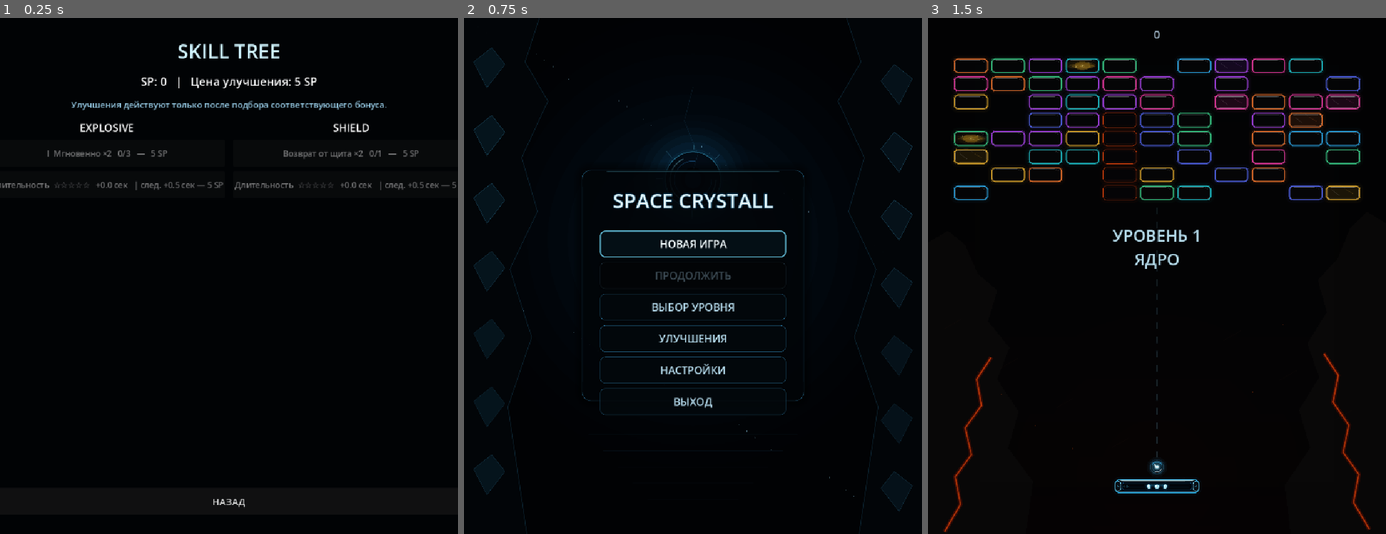
Above: before the commit, frames 1-3 (left to right).
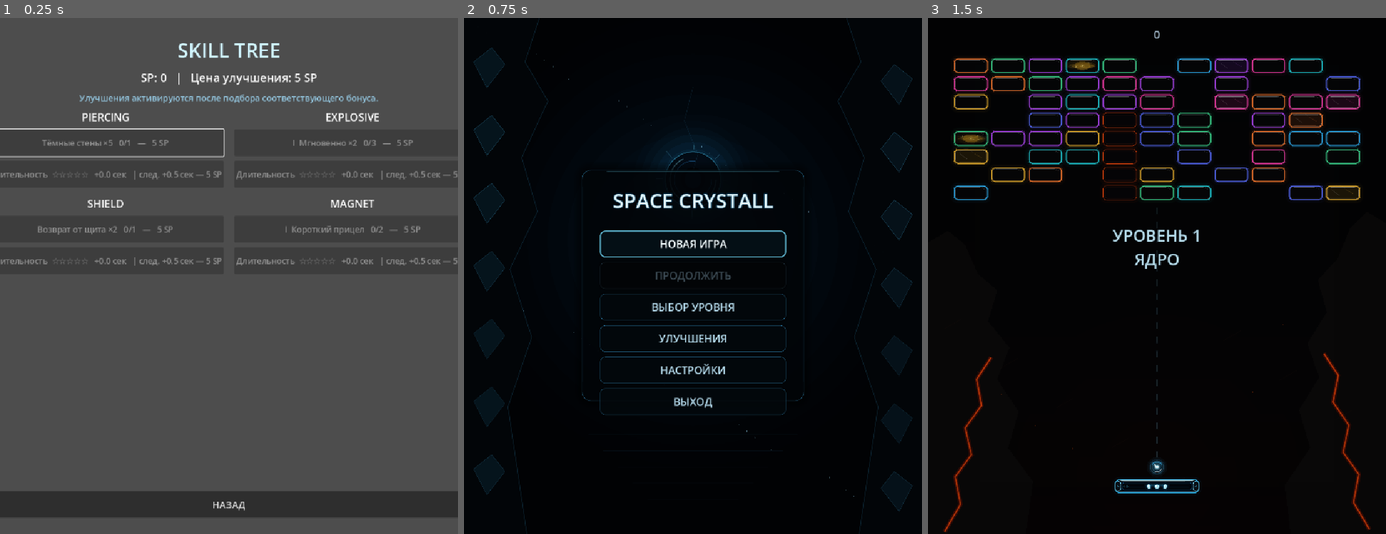
Above: after the commit, the same moments.

Repository: Ardarik421/arkanoid
Game: Godot game, scene res://scenes/skill_tree.tscn
The game is run twice, just before and just after one commit, with the same random seed, the same clock (stepped at 60 frames per second) and the same inputs. This scene is started directly instead of the project's main scene. Sound files missing from this copy of the repository are replaced by a short silence.
Inputs:
- Up to frame 1 (0.25 s): no input
- Up to frame 2 (0.75 s): click "НАЗАД" at 0.5 s
- Up to frame 3 (1.5 s): click "НОВАЯ ИГРА" at 1.25 s

The runs differ from the first frame. In frame 1, 99% of the frame differs, in the area x 0-100%, y 0-100%; in frame 2, nothing differs; in frame 3, nothing differs.

Commit message:
Redesign skill tree as two by two grid

Diff:
--- a/scenes/skill_tree.tscn
+++ b/scenes/skill_tree.tscn
@@ -11,31 +11,21 @@
 grow_vertical = 2
 script = ExtResource("1")
 
-[node name="Background" type="ColorRect" parent="."]
-layout_mode = 1
-anchors_preset = 15
-anchor_right = 1.0
-anchor_bottom = 1.0
-grow_horizontal = 2
-grow_vertical = 2
-color = Color(0.004, 0.012, 0.022, 1)
-mouse_filter = 2
-
 [node name="Margin" type="MarginContainer" parent="."]
 layout_mode = 1
 anchors_preset = 15
 anchor_right = 1.0
 anchor_bottom = 1.0
-offset_left = 64.0
-offset_top = 40.0
-offset_right = -64.0
-offset_bottom = -40.0
+offset_left = 72.0
+offset_top = 38.0
+offset_right = -72.0
+offset_bottom = -34.0
 grow_horizontal = 2
 grow_vertical = 2
 
 [node name="VBox" type="VBoxContainer" parent="Margin"]
 layout_mode = 2
-theme_override_constants/separation = 18
+theme_override_constants/separation = 12
 
 [node name="Title" type="Label" parent="Margin/VBox"]
 layout_mode = 2
@@ -45,25 +35,25 @@
 [node name="Header" type="HBoxContainer" parent="Margin/VBox"]
 layout_mode = 2
 alignment = 1
-
 [node name="SPLabel" type="Label" parent="Margin/VBox/Header"]
 layout_mode = 2
 text = "SP: 0"
 
 [node name="StatusLabel" type="Label" parent="Margin/VBox"]
 layout_mode = 2
-custom_minimum_size = Vector2(0, 28)
-text = "Улучшения действуют только после подбора соответствующего бонуса."
+custom_minimum_size = Vector2(0, 26)
+text = "Улучшения активируются после подбора соответствующего бонуса."
 horizontal_alignment = 1
 
-[node name="Branches" type="HBoxContainer" parent="Margin/VBox"]
+[node name="Branches" type="GridContainer" parent="Margin/VBox"]
 layout_mode = 2
 size_flags_vertical = 3
-theme_override_constants/separation = 16
-alignment = 1
+theme_override_constants/h_separation = 22
+theme_override_constants/v_separation = 18
+columns = 2
 
 [node name="Piercing" type="VBoxContainer" parent="Margin/VBox/Branches"]
-custom_minimum_size = Vector2(195, 0)
+custom_minimum_size = Vector2(390, 0)
 layout_mode = 2
 size_flags_horizontal = 3
 [node name="Title" type="Label" parent="Margin/VBox/Branches/Piercing"]
@@ -72,13 +62,13 @@
 horizontal_alignment = 1
 [node name="Gameplay" type="Button" parent="Margin/VBox/Branches/Piercing"]
 layout_mode = 2
-text = "Тёмные стены ×5"
+text = "ТЁМНЫЕ СТЕНЫ ×5"
 [node name="Duration" type="Button" parent="Margin/VBox/Branches/Piercing"]
 layout_mode = 2
-text = "Длительность"
+text = "DURATION ☆☆☆☆☆"
 
 [node name="Explosive" type="VBoxContainer" parent="Margin/VBox/Branches"]
-custom_minimum_size = Vector2(195, 0)
+custom_minimum_size = Vector2(390, 0)
 layout_mode = 2
 size_flags_horizontal = 3
 [node name="Title" type="Label" parent="Margin/VBox/Branches/Explosive"]
@@ -87,13 +77,13 @@
 horizontal_alignment = 1
 [node name="Gameplay" type="Button" parent="Margin/VBox/Branches/Explosive"]
 layout_mode = 2
-text = "Мгновенный урон"
+text = "I  МГНОВЕННО ×2"
 [node name="Duration" type="Button" parent="Margin/VBox/Branches/Explosive"]
 layout_mode = 2
-text = "Длительность"
+text = "DURATION ☆☆☆☆☆"
 
 [node name="Shield" type="VBoxContainer" parent="Margin/VBox/Branches"]
-custom_minimum_size = Vector2(195, 0)
+custom_minimum_size = Vector2(390, 0)
 layout_mode = 2
 size_flags_horizontal = 3
 [node name="Title" type="Label" parent="Margin/VBox/Branches/Shield"]
@@ -102,13 +92,13 @@
 horizontal_alignment = 1
 [node name="Gameplay" type="Button" parent="Margin/VBox/Branches/Shield"]
 layout_mode = 2
-text = "Возврат ×2"
+text = "RETURN BOOST ×2"
 [node name="Duration" type="Button" parent="Margin/VBox/Branches/Shield"]
 layout_mode = 2
-text = "Длительность"
+text = "DURATION ☆☆☆☆☆"
 
 [node name="Magnet" type="VBoxContainer" parent="Margin/VBox/Branches"]
-custom_minimum_size = Vector2(195, 0)
+custom_minimum_size = Vector2(390, 0)
 layout_mode = 2
 size_flags_horizontal = 3
 [node name="Title" type="Label" parent="Margin/VBox/Branches/Magnet"]
@@ -117,14 +107,14 @@
 horizontal_alignment = 1
 [node name="Gameplay" type="Button" parent="Margin/VBox/Branches/Magnet"]
 layout_mode = 2
-text = "Прицел"
+text = "I  КОРОТКИЙ ПРИЦЕЛ"
 [node name="Duration" type="Button" parent="Margin/VBox/Branches/Magnet"]
 layout_mode = 2
-text = "Длительность"
+text = "DURATION ☆☆☆☆☆"
 
 [node name="BackButton" type="Button" parent="Margin/VBox"]
 layout_mode = 2
-custom_minimum_size = Vector2(0, 60)
+custom_minimum_size = Vector2(0, 54)
 text = "НАЗАД"
 
 [connection signal="pressed" from="Margin/VBox/Branches/Piercing/Gameplay" to="." method="_on_piercing_gameplay_pressed"]
